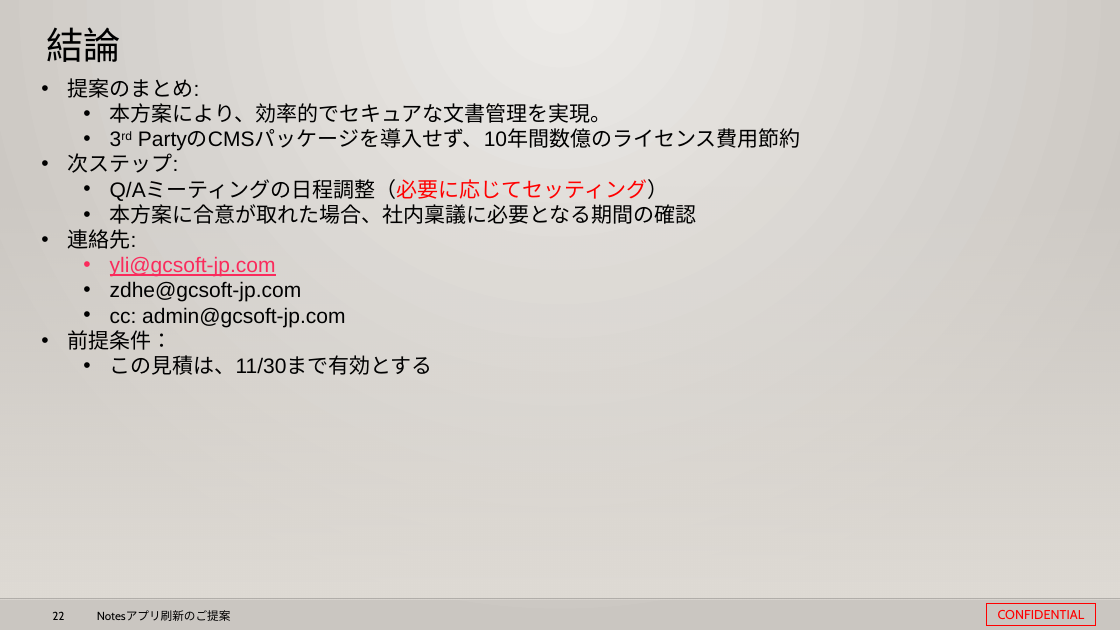
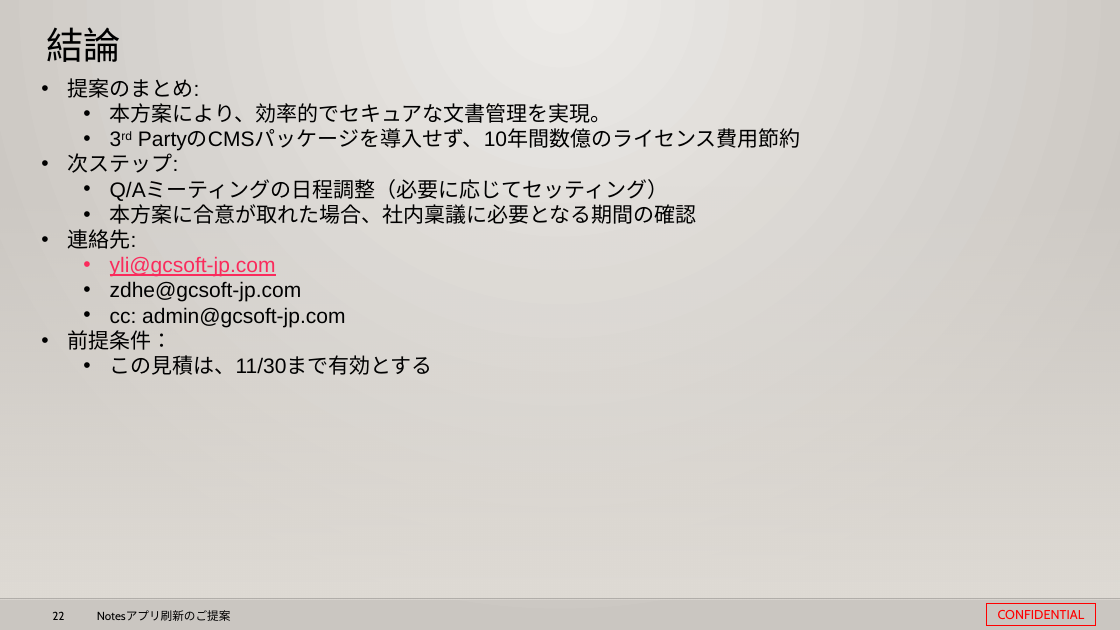
Before and after one commit to 0494938/Notes--CMS-Online, a slide deck: slide 22 of Notesアプリ刷新プロジェクト提案見積もり.pptx. Drawn at 1120x630 pixels with LibreOffice and Linux fonts; fonts in the diff are those of the drawing; background and template pictures are left out. Boxes give left, top, right and bottom in pixels: in the first picture for what was removed or moved away, otherwise in the second. Text is boxed around its words. In the diff, an @@ line names an element or a change of style, - is before the commit and + after.

```diff
--- a/Notesアプリ刷新プロジェクト提案見積もり.pptx
+++ b/Notesアプリ刷新プロジェクト提案見積もり.pptx
@@ text at [110, 180, 669, 201]: text colour #FF0000 to #000000 in "Q/Aミーティングの日程調整（必要に応じてセッティング）" @@
```
Also in this commit, not shown: 9 other slides changed.
